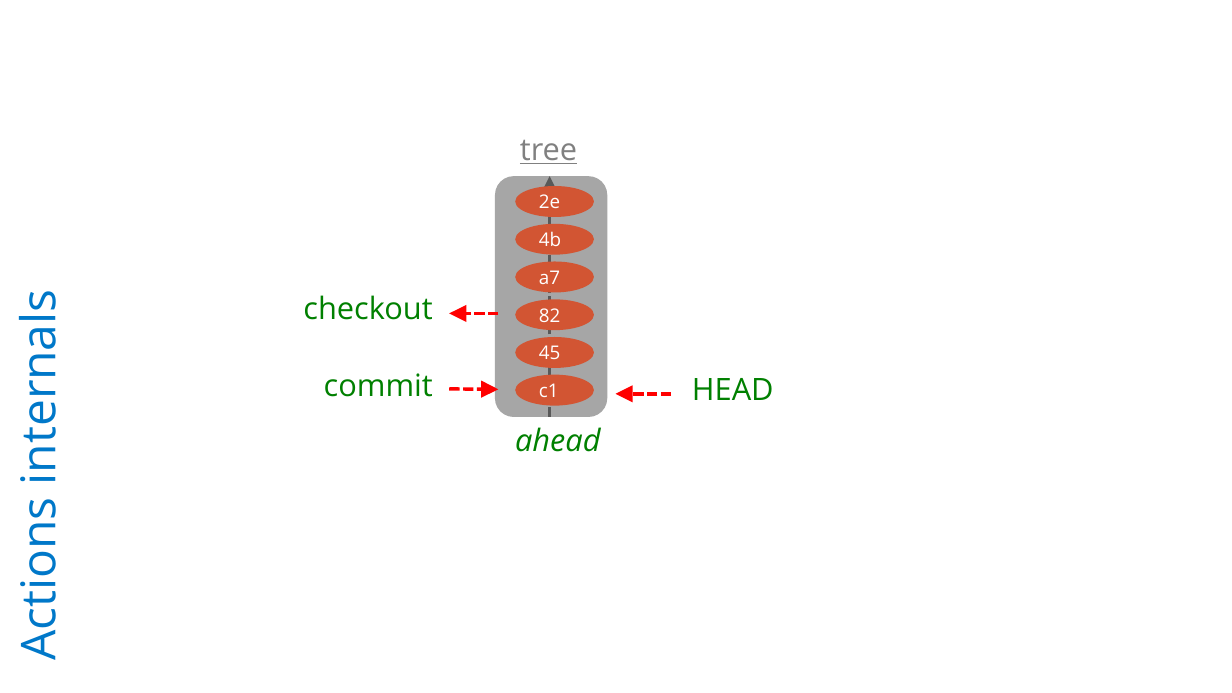
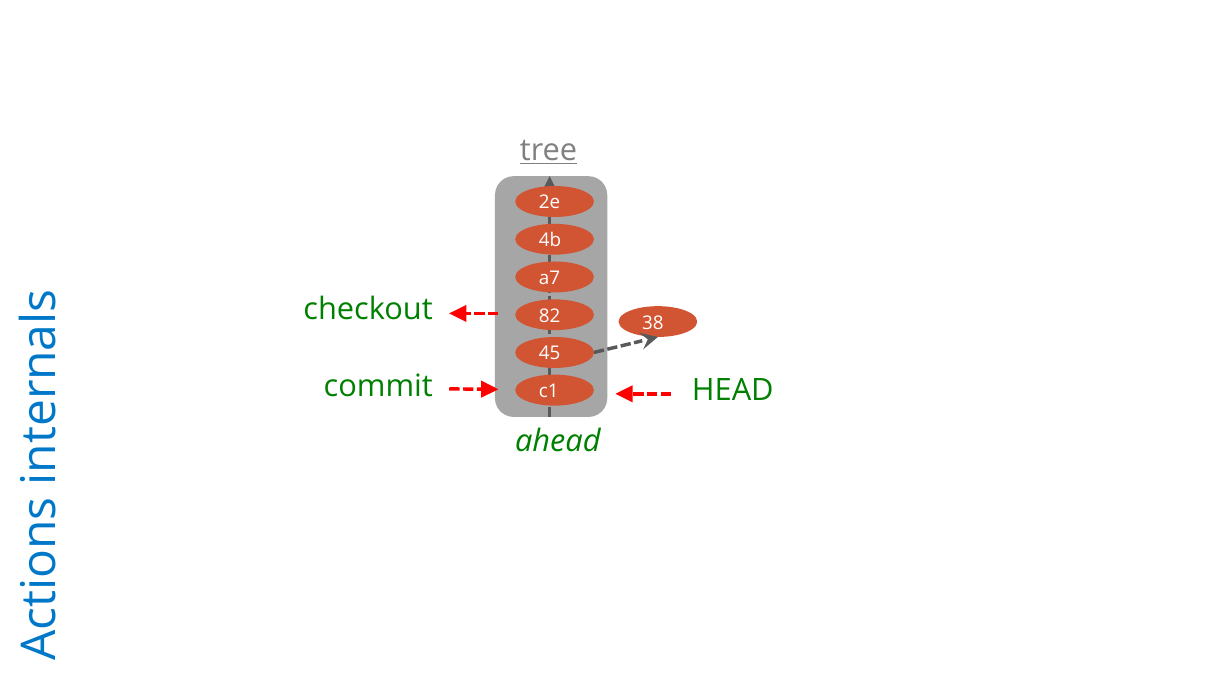
Before and after one commit to rkuma183/wilsonmar.github.io, a slide deck: slide 18 of fig/Git_with_Github_v78_2016.09.03a_wm.pptx (slide 17 before the commit). Drawn at 1232x693 pixels with LibreOffice and Linux fonts; fonts in the diff are those of the drawing. Boxes give left, top, right and bottom in pixels: in the first picture for what was removed or moved away, otherwise in the second. Text is boxed around its words. In the diff, an @@ line names an element or a change of style, - is before the commit and + after.

```diff
--- a/fig/Git_with_Github_v78_2016.09.03a_wm.pptx
+++ b/fig/Git_with_Github_v78_2016.09.03a_wm.pptx
@@ ellipse added at (x1=618, y1=307, x2=697, y2=338), fill #D25533, 11 pt, text #FFFFFF @@
+38
@@ arrow added from (594, 352) to (658, 338), #595959 2 pt dashed @@
```
Also in this commit, not shown: 4 other slides changed, 2 slides added, 1 slide removed, 6 other files.
